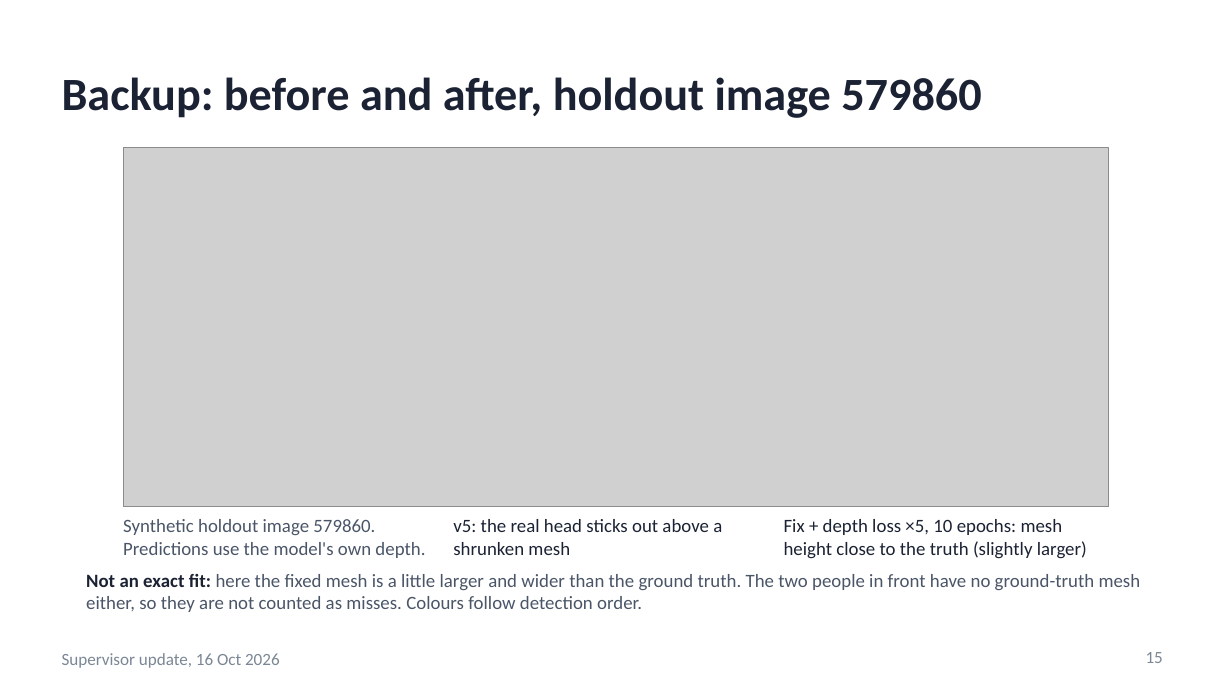
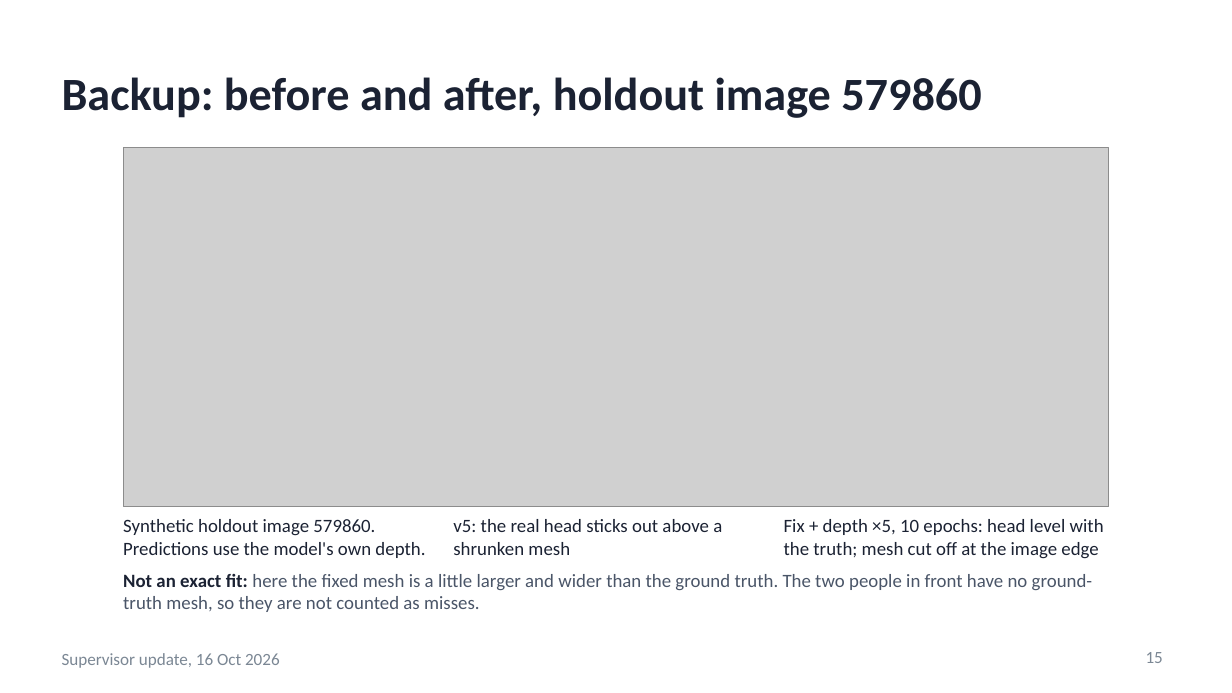
Before and after one commit to saadnajib/Multi-Person-Whole-Body-Human-Mesh-Recovery-in-a-Single-Shot-with-Annyone-dataset-and-3dpw-dataset, a slide deck: slide 15 of docs/supervisor_update_2026-10-16.pptx. Drawn at 1232x693 pixels with LibreOffice and Linux fonts; fonts in the diff are those of the drawing; grey boxes stand for pictures. Boxes give left, top, right and bottom in pixels: in the first picture for what was removed or moved away, otherwise in the second. Text is boxed around its words. In the diff, an @@ line names an element or a change of style, - is before the commit and + after.

```diff
--- a/docs/supervisor_update_2026-10-16.pptx
+++ b/docs/supervisor_update_2026-10-16.pptx
@@ text "Synthetic holdout image 579860. Predictions ..." at [123, 519, 425, 558]: text colour #4A5568 to #1B2233 @@
@@ text at [784, 519, 1104, 559]: text changed @@
-Fix + depth loss ×5, 10 epochs: mesh height close to the truth (slightly larger)
+Fix + depth ×5, 10 epochs: head level with the truth; mesh cut off at the image edge
@@ text at [123, 574, 1093, 612]: text changed @@
-Not an exact fit: here the fixed mesh is a little larger and wider than the ground truth. The two people in front have no ground-truth mesh either, so they are not counted as misses. Colours follow detection order.
+Not an exact fit: here the fixed mesh is a little larger and wider than the ground truth. The two people in front have no ground-truth mesh, so they are not counted as misses.
```
Also in this commit, not shown: 11 other slides changed, 1 other file.
